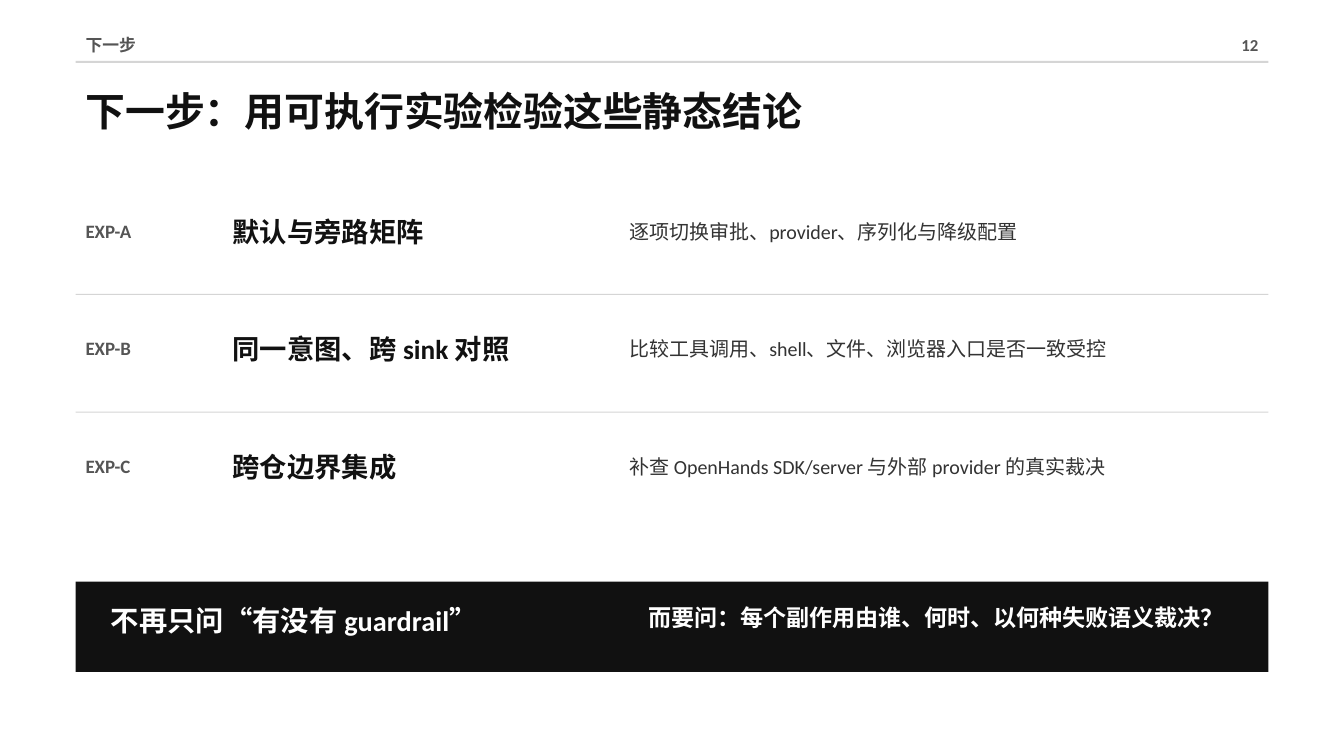
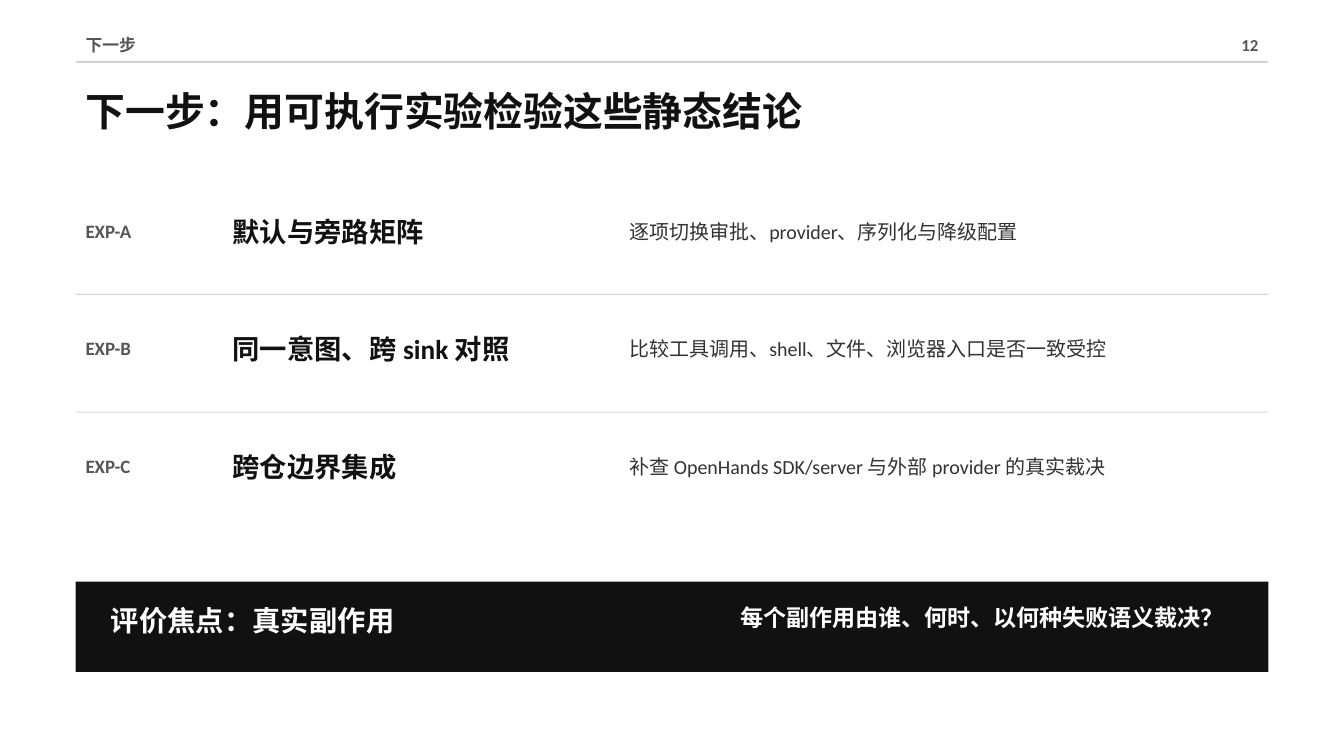
Before and after one commit to Jamesfirstone/Agent---Harness, a slide deck: slide 12 of reports/22_五仓库指令遵从性研究组会汇报_白底黑字版.pptx. Drawn at 1344x756 pixels with LibreOffice and Linux fonts; fonts in the diff are those of the drawing. Boxes give left, top, right and bottom in pixels: in the first picture for what was removed or moved away, otherwise in the second. Text is boxed around its words. In the diff, an @@ line names an element or a change of style, - is before the commit and + after.

```diff
--- a/reports/22_五仓库指令遵从性研究组会汇报_白底黑字版.pptx
+++ b/reports/22_五仓库指令遵从性研究组会汇报_白底黑字版.pptx
@@ text at (111,606,395,634): text changed @@
-不再只问“有没有 guardrail”
+评价焦点：真实副作用
@@ text at (741,606,1224,628): text changed @@
-而要问：每个副作用由谁、何时、以何种失败语义裁决？
+每个副作用由谁、何时、以何种失败语义裁决？
```
Also in this commit, not shown: 3 other slides changed, 1 other file.
